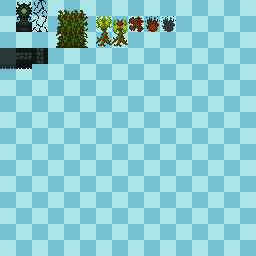
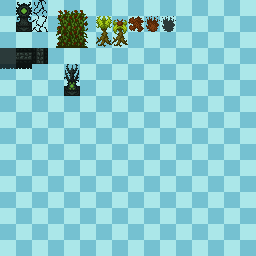
Comparing the layer stacks of the two (256, 256) images. Changes:
painted on "Calque 2" over [64, 64, 80, 96]
